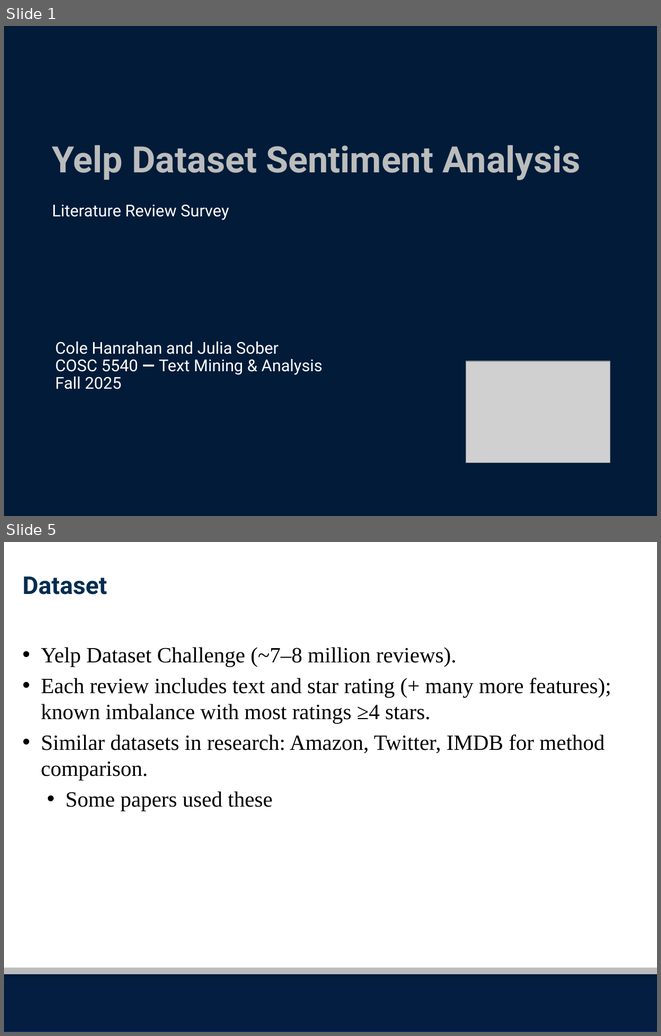
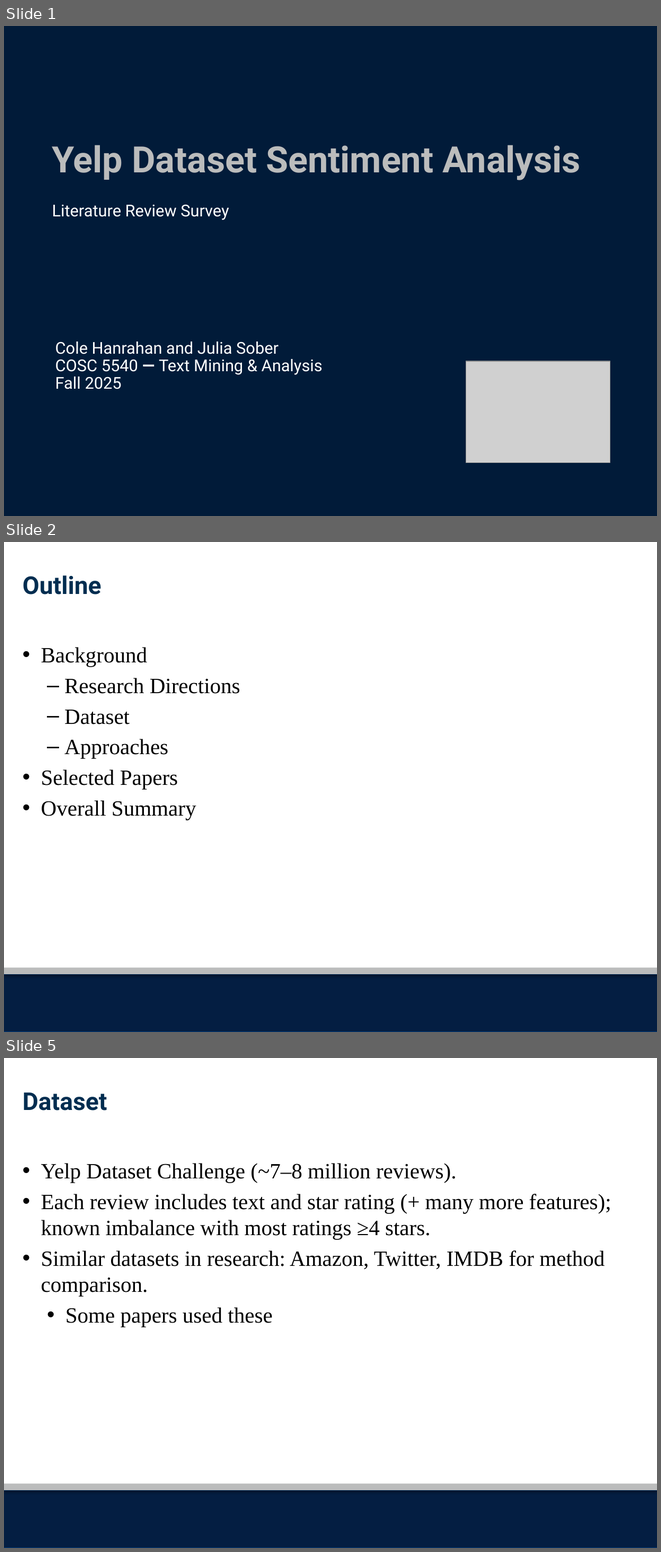
Before and after one commit to julia-sober/COSC-5540-Yelp-Review-Sentiment-Analysis, a slide deck: Phase1-Literature-Review/Presentation/Yelp Literature Review_Final_Draft.pptx. Shown one above the other, each under a label of ours: slides 1 and 5 before the commit, slides 1, 2 and 5 after it; the slides between them are not shown. The pictures are 661x1036 and 661x1552 pixels, drawn with LibreOffice and Linux fonts; fonts in the diff are those of the drawing; grey boxes stand for pictures; background and template pictures are left out. Boxes give left, top, right and bottom in pixels: in the first picture for what was removed or moved away, otherwise in the second. Text is boxed around its words. In the diff, an @@ line names an element or a change of style, - is before the commit and + after.

```diff
--- a/Phase1-Literature-Review/Presentation/Yelp Literature Review_Final_Draft.pptx
+++ b/Phase1-Literature-Review/Presentation/Yelp Literature Review_Final_Draft.pptx
@@ slide 2 added at (x1=4, y1=542, x2=657, y2=1032), background #FFFFFF; not listed: 2 template elements that a slide beside it also shows @@
@@ title added at (x1=23, y1=575, x2=102, y2=594), 27 pt, text #002D50, bold @@
+Outline
@@ text added at (x1=41, y1=647, x2=240, y2=820), 24 pt, text #000000 @@
+• Background
+  – Research Directions
+  – Dataset
+  – Approaches
+• Selected Papers
+• Overall Summary
```
Also in this commit, not shown: 4 slides changed, 1 slide removed.
